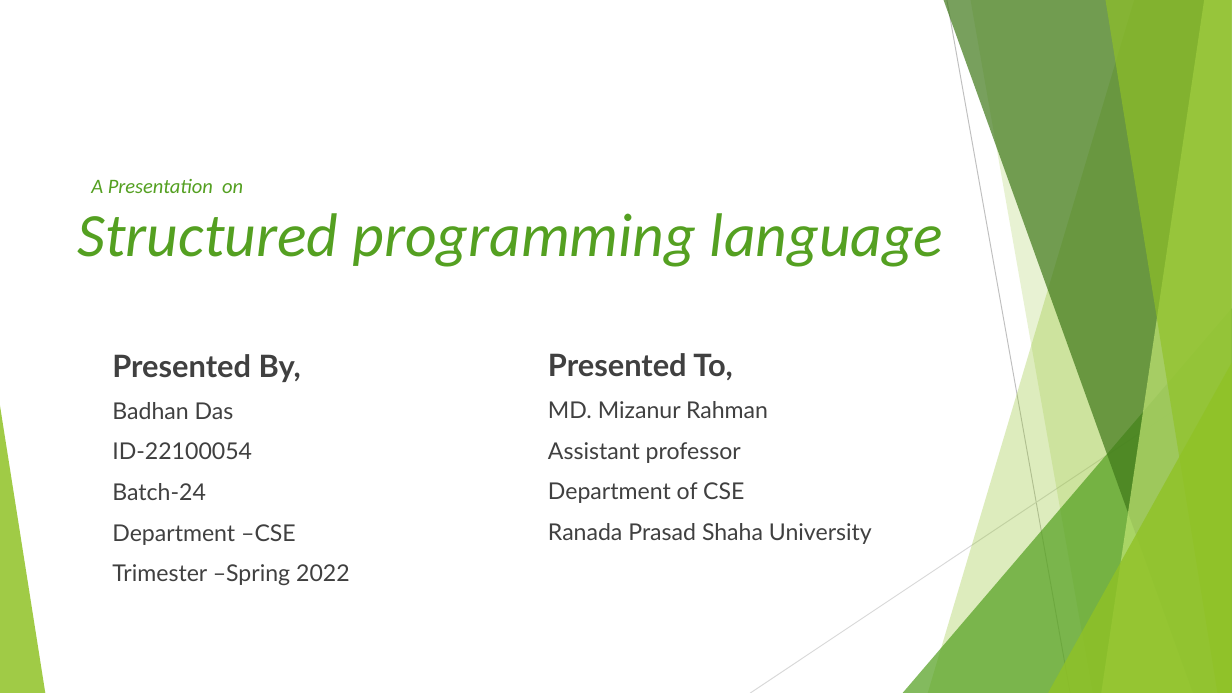
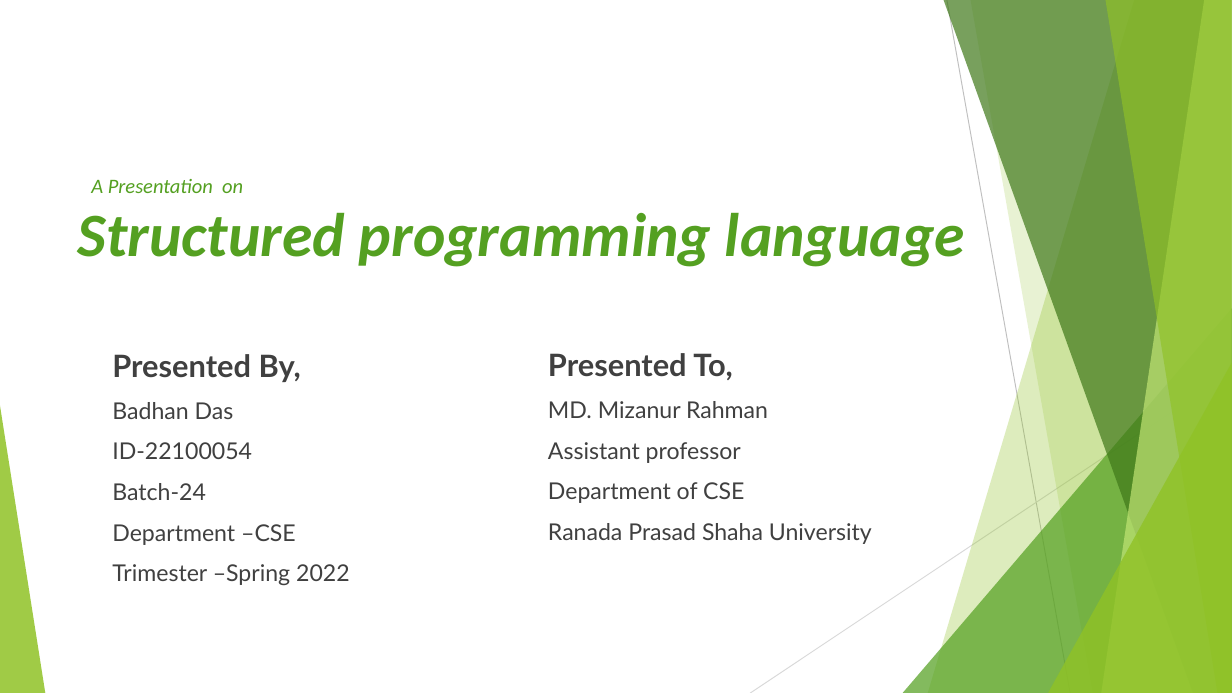
Before and after one commit to thewhiteant/Learning_Something, a slide deck: slide 1 of pptx/badhon/badhon.pptx. Drawn at 1232x693 pixels with LibreOffice and Linux fonts; fonts in the diff are those of the drawing. Boxes give left, top, right and bottom in pixels: in the first picture for what was removed or moved away, otherwise in the second. Text is boxed around its words. In the diff, an @@ line names an element or a change of style, - is before the commit and + after.

```diff
--- a/pptx/badhon/badhon.pptx
+++ b/pptx/badhon/badhon.pptx
@@ title "Structured programming language" at (x1=77, y1=212, x2=965, y2=267): bold on @@
```
Also in this commit, not shown: 6 slides added, 2 slides removed, 1 other file.
